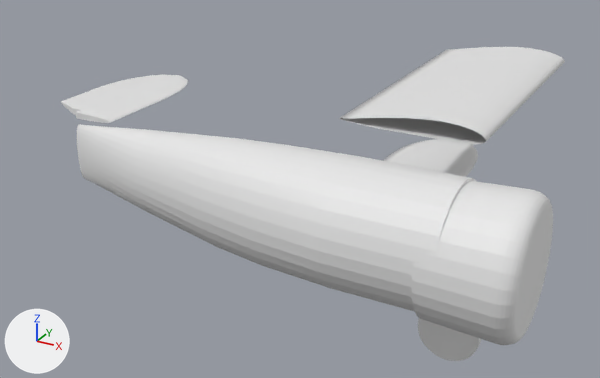
A saved change to the Blender file blend/i153_wing.blend.
Before and after are seen from a camera (50 mm lens) standing at (3.02, -6.53, 3.56) and looking at (-1.51, 1.71, -0.57). Lighting does not change. The marker at lower left points along +X, +Y and +Z. The picture after the commit comes second.

Names of what the first picture shows: 'Cylinder', 'engine', 'fuselage', 'main_wheel', 'wing_lower', 'wing_upper'.
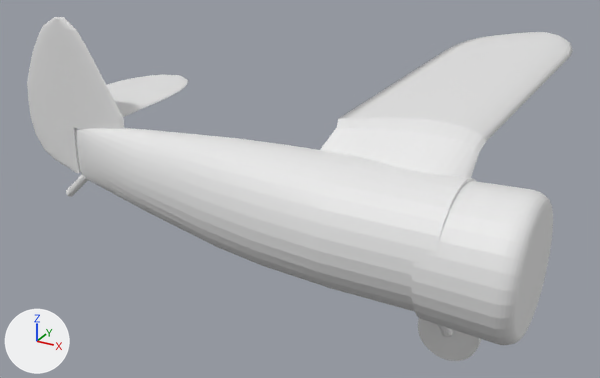
Commit message: up: fin/rudder + landing gears added

Patch to the scene script:
```diff
--- a/blend/i153_wing.blend.py
+++ b/blend/i153_wing.blend.py
@@ me_curve_002 @@
 # used by ob_wing_upper; location = (0.0, 0.0, 0.077); rotation_euler = (1.571, 0.0, 3.142), in degrees (90, 0, 180); scale = (0.669, 0.669, 1.59)
-me_curve_002.from_pydata(...)  # 52 vertices, 26 faces; spans x -1.59..0.67, y 1.12..1.39, z 0.36..2.36
+me_curve_002.from_pydata(...)  # 208 vertices, 195 faces; spans x -1.59..0.67, y 1.12..1.39, z 0.36..3.16
+# me_curve_002 part 1
+# 123 vertices are added at x -1.53..0.56, y 1.12..1.39, z 2.74..3.16
+# 10 new vertices lie (0.0, 0.0, 0.19) away from vertices in x -1.59..-1.14, y 1.12..1.38, z 2.36
+# 7 new vertices lie (-0.02, 0.0, 0.19) away from vertices in x -0.68..0.22, y 1.13..1.33, z 2.36
+# 6 new vertices lie (-0.01, 0.0, 0.19) away from vertices in x -1.25..-0.46, y 1.12..1.39, z 2.36
+# 5 new vertices lie (-0.03, 0.0, 0.19) away from vertices in x -0.25..0.67, y 1.13..1.33, z 2.36..2.55
+# 5 new vertices lie (0.04, 0.0, 0.0) away from vertices in x -1.15..-0.6, y 1.16..1.27, z 3.03..3.16
+# 169 new faces join them
@@ me_cylinder_004 @@
+me_cylinder_004.from_pydata(...)  # 324 vertices, 301 faces; spans x -0.5..0.5, y -0.5..0.5, z -3.06..5.16
@@ me_cylinder_006 @@
+me_cylinder_006.from_pydata(...)  # a 16-sided cylinder along z spanning x -0.05..0.05, y -0.05..0.05, z -0.15..0.15
@@ me_curve_001 @@
+me_curve_001.from_pydata(...)  # 78 vertices, 78 faces; spans x -1.59..0.79, y 0.67..1.39, z 0.03..0.36
@@ ob_fin_rudder @@
+ob_fin_rudder = bpy.data.objects.new('fin_rudder', me_cylinder_004)
+ob_fin_rudder.location = (-3.434, 0.0, 0.554)
+ob_fin_rudder.scale = (1.4, 0.0871, 0.215)
@@ ob_tail_leg @@
+ob_tail_leg = bpy.data.objects.new('tail_leg', me_cylinder_006)
+ob_tail_leg.location = (-3.511, 0.0, -0.272)
+ob_tail_leg.rotation_euler = (0.0, 0.813, 0.0)  # degrees (0, 47, 0)
+ob_tail_leg.scale = (1.0, 1.0, 1.36)
@@ ob_wing_upper_inner @@
+ob_wing_upper_inner = bpy.data.objects.new('wing_upper_inner', me_curve_001)
+ob_wing_upper_inner.location = (0.0, 0.0, 0.077)
+ob_wing_upper_inner.rotation_euler = (1.571, 0.0, 3.142)  # degrees (90, 0, 180)
+ob_wing_upper_inner.scale = (0.669, 0.669, 1.59)
```

Boxes (x1, y1, x2, y2) around the edits, measured in the pictures (600 x 378 px):
'wing_upper', reshaped (12% taller)
    before: (339, 47, 565, 144)
    after: (339, 32, 573, 141)
'fin_rudder', added
    after: (27, 17, 124, 173)
'wing_upper_inner', added
    after: (320, 118, 486, 178)
'tail_leg', added
    after: (66, 174, 88, 197)
part 1 of me_curve_002, added
    after: (449, 32, 573, 61)
'wing_lower', unchanged, covered by the edit
    before: (383, 139, 478, 177)
